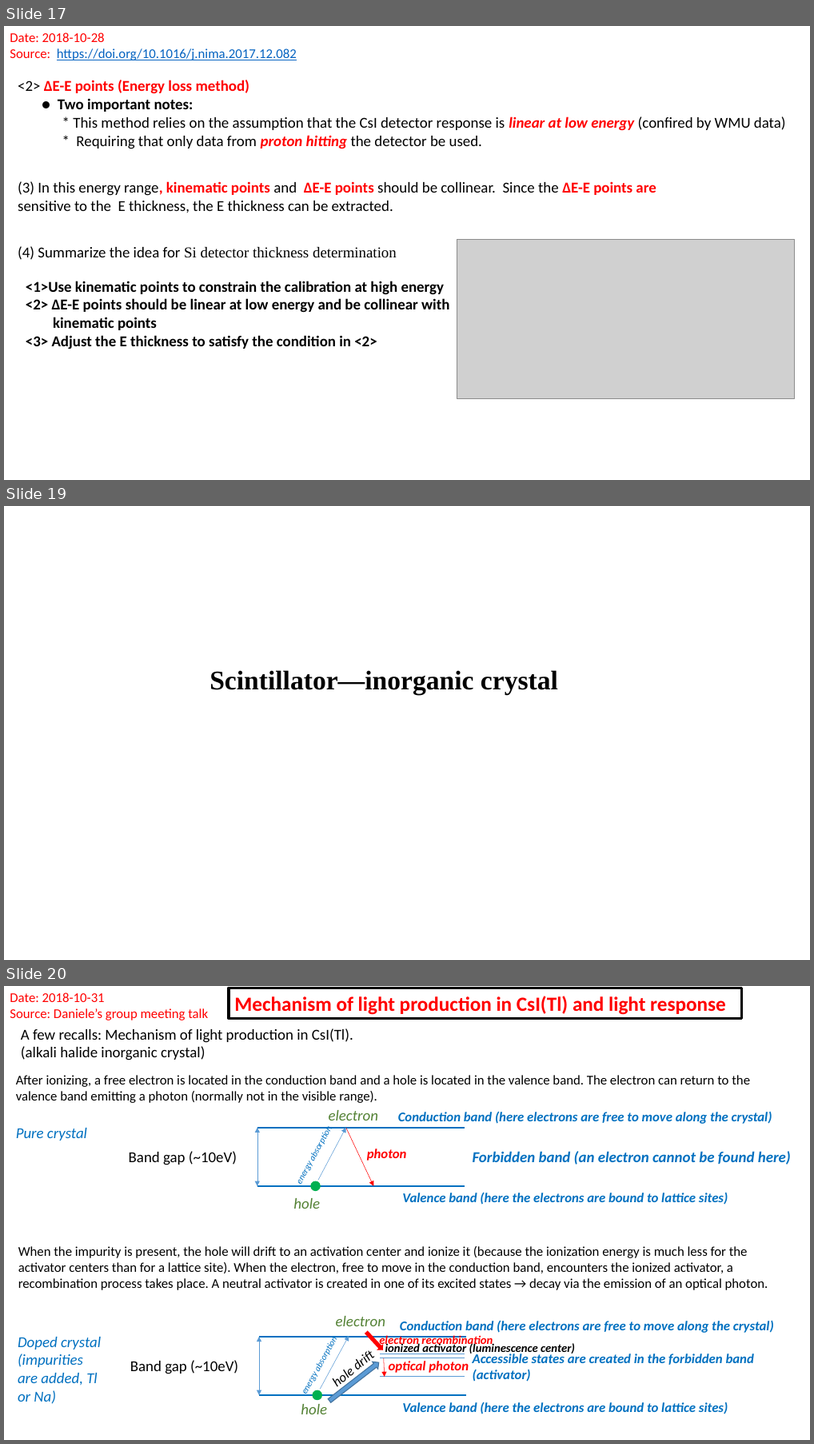
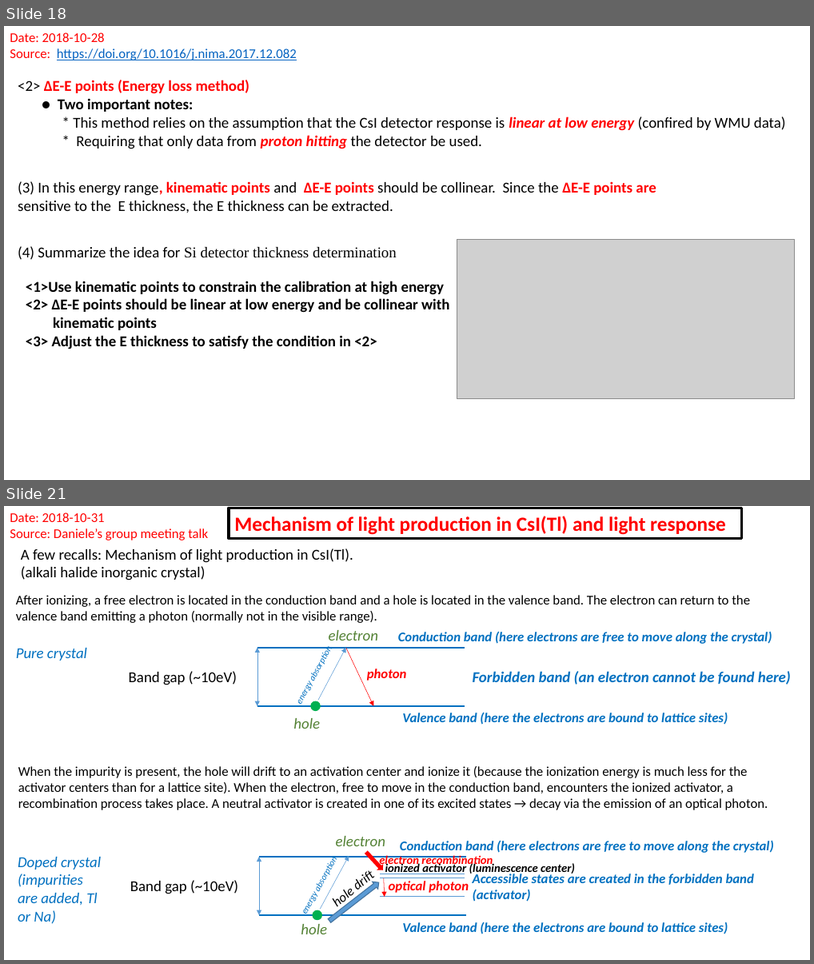
Before and after one commit to gfh16/StudyNotes, a slide deck: 03DE-E-Detector.pptx. Shown one above the other, each under a label of ours: slides 17, 19 and 20 before the commit, slides 18 and 21 after it; the slides between them are not shown. The pictures are 814x1444 and 814x964 pixels, drawn with LibreOffice and Linux fonts; fonts in the diff are those of the drawing; grey boxes stand for pictures. Boxes give left, top, right and bottom in pixels: in the first picture for what was removed or moved away, otherwise in the second. Text is boxed around its words. In the diff, an @@ line names an element or a change of style, - is before the commit and + after.

Commit message:
Modified scintillator.

```diff
--- a/03DE-E-Detector.pptx
+++ b/03DE-E-Detector.pptx
@@ slide 19 removed at bbox=[4, 506, 810, 960], background #FFFFFF @@
@@ text removed at bbox=[210, 670, 558, 695] @@
-Scintillator—inorganic crystal
@@ what was slide 17 is now slide 18 @@
@@ what was slide 20 is now slide 21 @@
```
Also in this commit, not shown: 3 slides changed, 5 slides added, 3 other slides removed, 1 other file.
